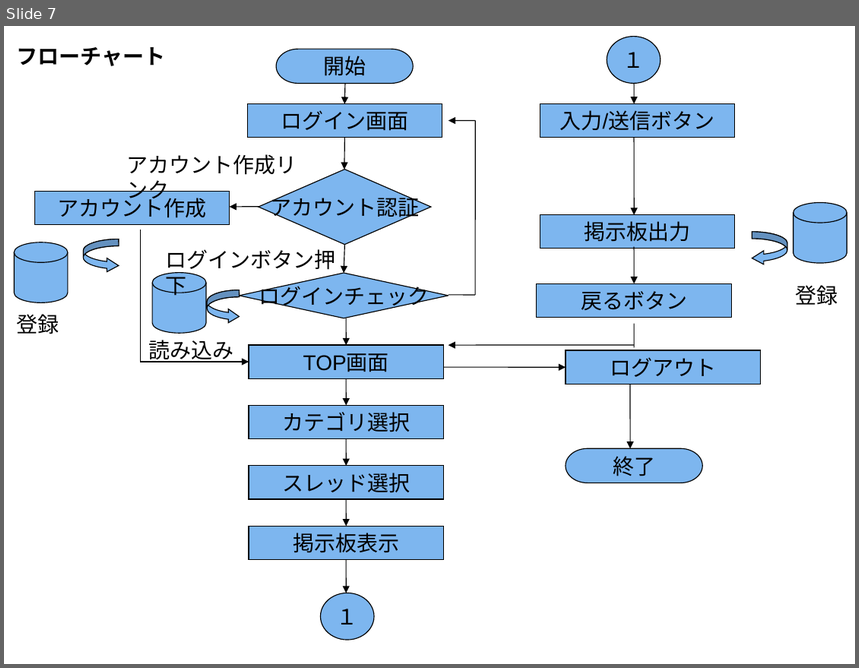
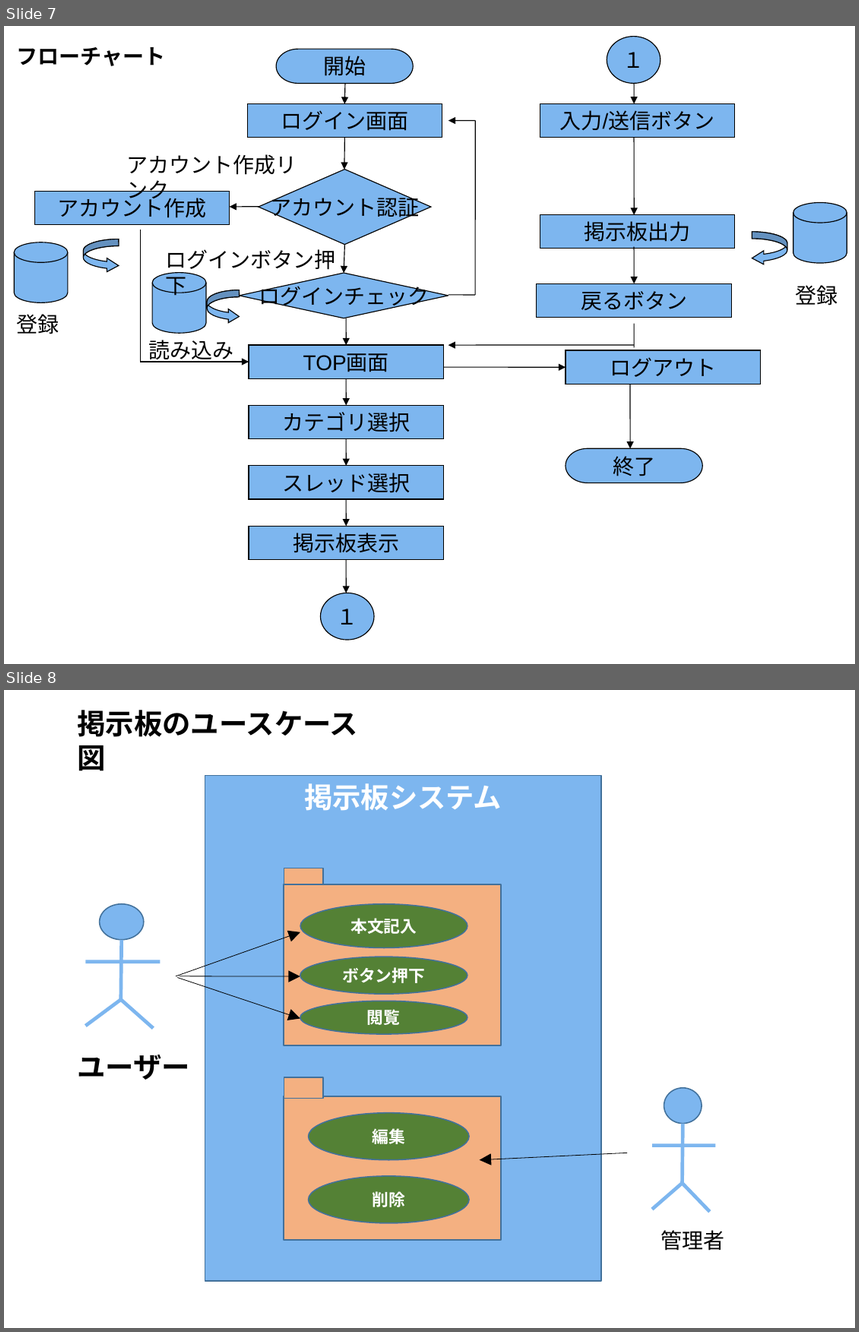
Before and after one commit to sugye/prolabo201610, a slide deck: 成果物パワポ .ppt. Shown one above the other, each under a label of ours: slide 7 before the commit, slides 7 and 8 after it. The pictures are 859x668 and 859x1332 pixels, drawn with LibreOffice and Linux fonts; fonts in the diff are those of the drawing. Boxes give left, top, right and bottom in pixels: in the first picture for what was removed or moved away, otherwise in the second. Text is boxed around its words. In the diff, an @@ line names an element or a change of style, - is before the commit and + after.

```diff
--- a/成果物パワポ .ppt
+++ b/成果物パワポ .ppt
@@ slide 8 added at (4, 690, 855, 1328), background #FFFFFF @@
@@ text added at (78, 710, 359, 771), 24 pt, text #000000, bold @@
+掲示板のユースケース図
@@ rectangle added at (205, 775, 601, 1281), fill #7DB6EF, outline #42719B 0.99 pt, 24 pt, text #FFFFFF, bold @@
+掲示板システム
@@ rectangle added at (284, 868, 323, 884), fill #F4B081, outline #42719B 0.99 pt @@
@@ rectangle added at (284, 884, 501, 1045), fill #F4B081, outline #42719B 0.99 pt @@
@@ ellipse added at (300, 904, 467, 948), fill #548135, outline #42719B 0.99 pt, 14 pt, text #FFFFFF, bold @@
+本文記入
@@ arrow added from (176, 976) to (300, 932), #000000 0.51 pt @@
@@ ellipse added at (300, 958, 468, 995), fill #548135, outline #42719B 0.99 pt, 14 pt, text #FFFFFF, bold @@
+ボタン押下
@@ arrow added from (177, 978) to (300, 1018), #000000 0.51 pt @@
@@ arrow added from (180, 976) to (300, 977), #000000 0.51 pt @@
@@ group added at (86, 904, 160, 1029): 4 lines, 1 ellipse @@
@@ ellipse added at (300, 1001, 468, 1034), fill #548135, outline #42719B 0.99 pt, 14 pt, text #FFFFFF, bold @@
+閲覧
@@ text added at (77, 1055, 190, 1080), 24 pt, text #000000, bold @@
+ユーザー
@@ rectangle added at (284, 1096, 501, 1240), fill #F4B081, outline #42719B 0.99 pt @@
@@ rectangle added at (284, 1078, 323, 1099), fill #F4B081, outline #42719B 0.99 pt @@
@@ ellipse added at (309, 1113, 470, 1160), fill #548135, outline #42719B 0.99 pt, 14 pt, text #FFFFFF, bold @@
+編集
@@ arrow added from (627, 1153) to (480, 1160), #000000 0.51 pt @@
@@ ellipse added at (309, 1176, 470, 1223), fill #548135, outline #42719B 0.99 pt, 14 pt, text #FFFFFF, bold @@
+削除
@@ group added at (652, 1088, 715, 1212): 4 lines, 1 ellipse @@
@@ text added at (661, 1230, 724, 1251), 18 pt, text #000000 @@
+管理者
```
Also in this commit, not shown: 5 slides changed.
